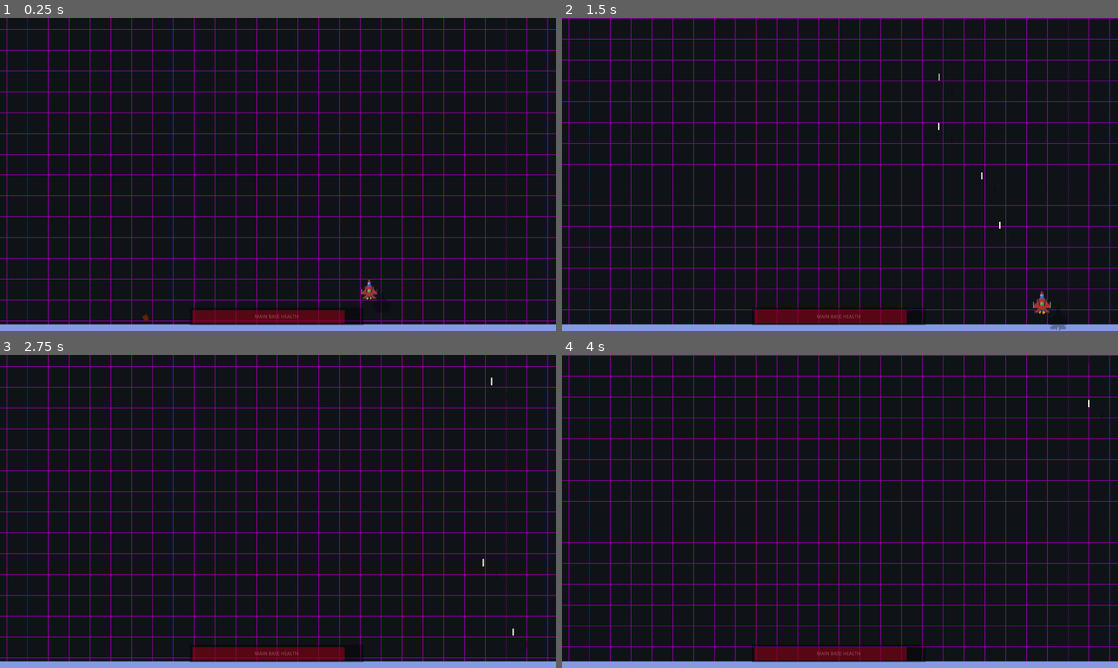
Above: before the commit, frames 1-4 (two rows, left to right).
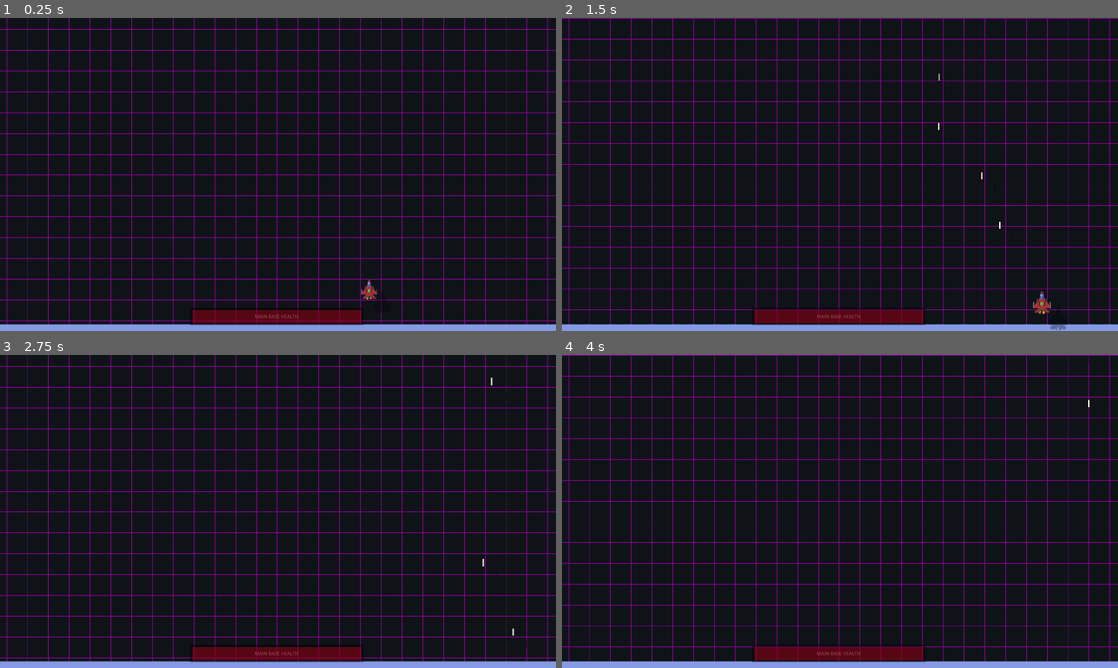
Above: after the commit, the same moments.

Repository: Nekupa-Studio/PlaneGame
Game: Godot game, scene res://scenes/prototype.tscn
The game is run twice, just before and just after one commit, with the same random seed, the same clock (stepped at 60 frames per second) and the same inputs.
Inputs (mouse positions are in pixels of both pictures, inside the frame that each line leads up to):
- Up to frame 1 (0.25 s): no input
- Up to frame 2 (1.5 s): move the mouse to (962, 158) at 0.52 s; hold Right (right) 0.53-1.28 s; hold Space (shoot) 0.53-1.28 s; move the mouse to (728, 190) at 1.27 s; hold Down (down) from 1.28 s (still down); click (728, 190) at 1.35 s
- Up to frame 3 (2.75 s): tap Space (shoot) at 1.55 s; move the mouse to (333, 442) at 2.02 s; release Down (down) at 2.03 s; hold Right (right) from 2.03 s (still down); hold Space (shoot) from 2.03 s (still down)
- Up to frame 4 (4 s): move the mouse to (812, 574) at 2.77 s; release Right (right) at 2.78 s; release Space (shoot) at 2.78 s; hold Up (up) 2.78-3.53 s; tap Space (shoot) at 2.85 s; move the mouse to (1006, 558) at 3.52 s; hold Left (left) from 3.53 s (still down); hold Space (shoot) from 3.53 s (still down); click (1006, 558) at 3.6 s

The runs differ from the first frame. In frame 1, 0.1% of the frame differs, in the area x 25-65%, y 93-98%; in frame 2, 0.1%; in frame 3, 0.1%; in frame 4, 0.1%.

Commit message:
Compiled test versions for Linux and Windows

Diff:
--- a/scenes/prototype.tscn
+++ b/scenes/prototype.tscn
@@ -126,7 +126,4 @@
 [node name="base" parent="." instance=ExtResource("10_3fkpm")]
 position = Vector2(424, 1480)
 
-[node name="weak_shooter_enemy" parent="." instance=ExtResource("3_cgmdh")]
-position = Vector2(224, 1410)
-
 [connection signal="health_changed" from="base" to="main_ui" method="update_health"]
Not shown, added: export_presets.cfg
Not shown, added: compiled_prototypes/linux/Jeu Avions Pioupiou.pck
Not shown, added: compiled_prototypes/linux/Jeu Avions Pioupiou.sh
Not shown, added: compiled_prototypes/linux/Jeu Avions Pioupiou.x86_64
Not shown, added: compiled_prototypes/windows/Jeu Avions Pioupiou.console.exe
Not shown, added: compiled_prototypes/windows/Jeu Avions Pioupiou.exe
Not shown, added: compiled_prototypes/windows/Jeu Avions Pioupiou.pck
